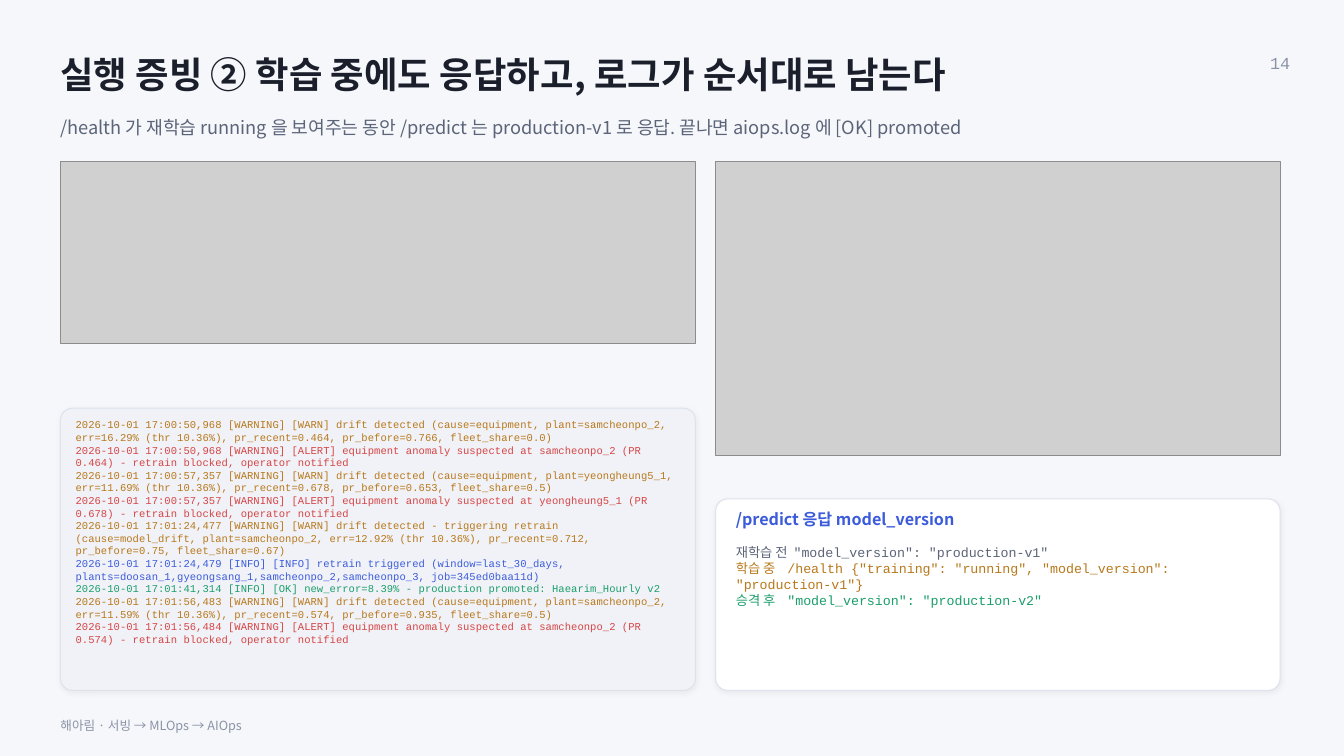
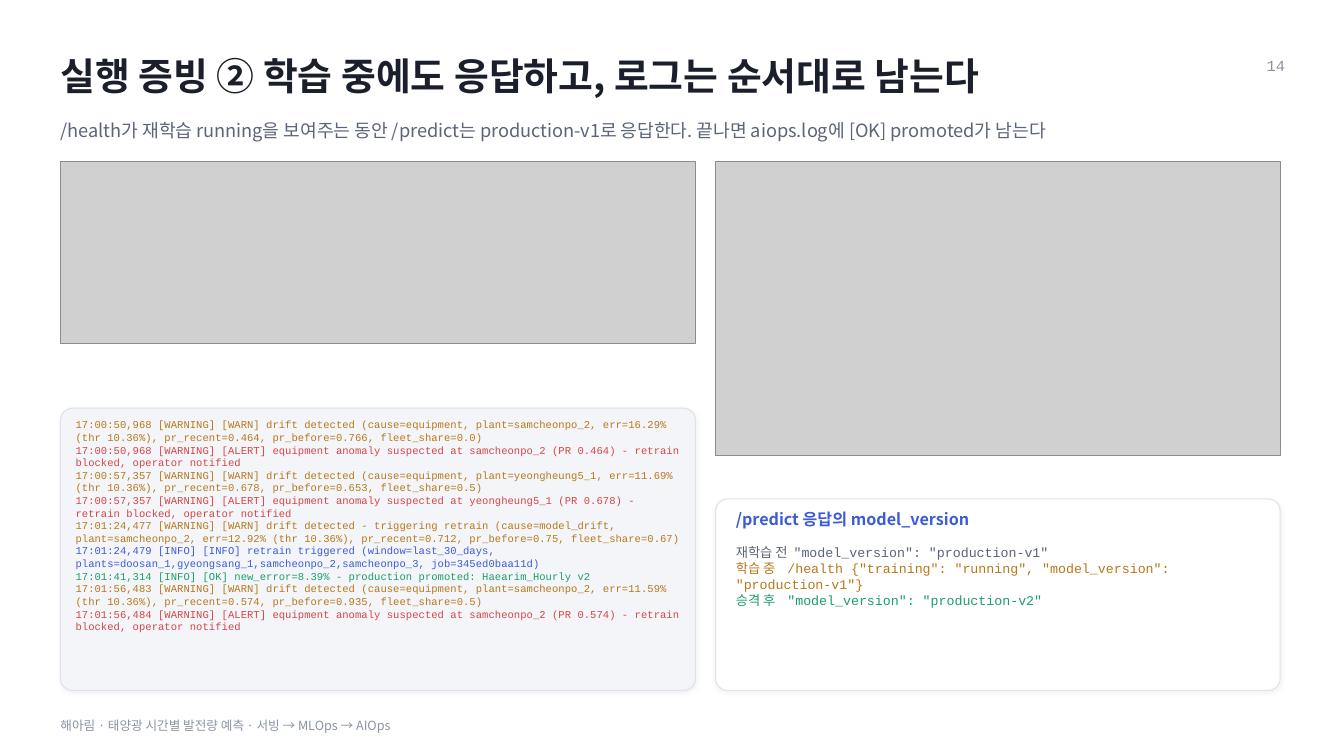
Before and after one commit to leemingi0906/model-serving, a slide deck: slide 14 of team_solar/release/Haearim_deck.pptx. Drawn at 1344x756 pixels with LibreOffice and Linux fonts; fonts in the diff are those of the drawing; grey boxes stand for pictures. Boxes give left, top, right and bottom in pixels: in the first picture for what was removed or moved away, otherwise in the second. Text is boxed around its words. In the diff, an @@ line names an element or a change of style, - is before the commit and + after.

```diff
--- a/team_solar/release/Haearim_deck.pptx
+++ b/team_solar/release/Haearim_deck.pptx
@@ background #F6F7FB to #FFFFFF @@
@@ text at box(60, 58, 979, 98): text changed; size 26 to 27 pt @@
-실행 증빙 ② 학습 중에도 응답하고, 로그가 순서대로 남는다
+실행 증빙 ② 학습 중에도 응답하고, 로그는 순서대로 남는다
@@ text "14" at box(1267, 61, 1285, 71): size 12 to 11 pt @@
@@ text at box(60, 122, 1046, 142): text changed @@
-/health 가 재학습 running 을 보여주는 동안 /predict 는 production-v1 로 응답. 끝나면 aiops.log 에 [OK] promoted
+/health가 재학습 running을 보여주는 동안 /predict는 production-v1로 응답한다. 끝나면 aiops.log에 [OK] promoted가 남는다
@@ rounded rectangle at box(60, 408, 696, 691): fill #F0F2F7 to #F3F5F9 @@
@@ text at box(76, 421, 679, 632): text changed @@
-2026-10-01 17:00:50,968 [WARNING] [WARN] drift detected (cause=equipment, plant=samcheonpo_2, err=16.29% (thr 10.36%), pr_recent=0.464, pr_before=0.766, fleet_share=0.0)
-2026-10-01 17:00:50,968 [WARNING] [ALERT] equipment anomaly suspected at samcheonpo_2 (PR 0.464) - retrain blocked, operator notified
-2026-10-01 17:00:57,357 [WARNING] [WARN] drift detected (cause=equipment, plant=yeongheung5_1, err=11.69% (thr 10.36%), pr_recent=0.678, pr_before=0.653, fleet_share=0.5)
-2026-10-01 17:00:57,357 [WARNING] [ALERT] equipment anomaly suspected at yeongheung5_1 (PR 0.678) - retrain blocked, operator notified
-2026-10-01 17:01:24,477 [WARNING] [WARN] drift detected - triggering retrain (cause=model_drift, plant=samcheonpo_2, err=12.92% (thr 10.36%), pr_recent=0.712, pr_before=0.75, fleet_share=0.67)
-2026-10-01 17:01:24,479 [INFO] [INFO] retrain triggered (window=last_30_days, plants=doosan_1,gyeongsang_1,samcheonpo_2,samcheonpo_3, job=345ed0baa11d)
-2026-10-01 17:01:41,314 [INFO] [OK] new_error=8.39% - production promoted: Haearim_Hourly v2
-2026-10-01 17:01:56,483 [WARNING] [WARN] drift detected (cause=equipment, plant=samcheonpo_2, err=11.59% (thr 10.36%), pr_recent=0.574, pr_before=0.935, fleet_share=0.5)
-2026-10-01 17:01:56,484 [WARNING] [ALERT] equipment anomaly suspected at samcheonpo_2 (PR 0.574) - retrain blocked, operator notified
+17:00:50,968 [WARNING] [WARN] drift detected (cause=equipment, plant=samcheonpo_2, err=16.29% (thr 10.36%), pr_recent=0.464, pr_before=0.766, fleet_share=0.0)
+17:00:50,968 [WARNING] [ALERT] equipment anomaly suspected at samcheonpo_2 (PR 0.464) - retrain blocked, operator notified
+17:00:57,357 [WARNING] [WARN] drift detected (cause=equipment, plant=yeongheung5_1, err=11.69% (thr 10.36%), pr_recent=0.678, pr_before=0.653, fleet_share=0.5)
+17:00:57,357 [WARNING] [ALERT] equipment anomaly suspected at yeongheung5_1 (PR 0.678) - retrain blocked, operator notified
+17:01:24,477 [WARNING] [WARN] drift detected - triggering retrain (cause=model_drift, plant=samcheonpo_2, err=12.92% (thr 10.36%), pr_recent=0.712, pr_before=0.75, fleet_share=0.67)
+17:01:24,479 [INFO] [INFO] retrain triggered (window=last_30_days, plants=doosan_1,gyeongsang_1,samcheonpo_2,samcheonpo_3, job=345ed0baa11d)
+17:01:41,314 [INFO] [OK] new_error=8.39% - production promoted: Haearim_Hourly v2
+17:01:56,483 [WARNING] [WARN] drift detected (cause=equipment, plant=samcheonpo_2, err=11.59% (thr 10.36%), pr_recent=0.574, pr_before=0.935, fleet_share=0.5)
+17:01:56,484 [WARNING] [ALERT] equipment anomaly suspected at samcheonpo_2 (PR 0.574) - retrain blocked, operator notified
@@ text at box(736, 511, 969, 529): text changed @@
-/predict 응답 model_version
+/predict 응답의 model_version
@@ text at box(60, 719, 390, 733): text changed @@
-해아림 · 서빙 → MLOps → AIOps
+해아림 · 태양광 시간별 발전량 예측 · 서빙 → MLOps → AIOps
```
Also in this commit, not shown: 16 other slides changed, 2 other files.
